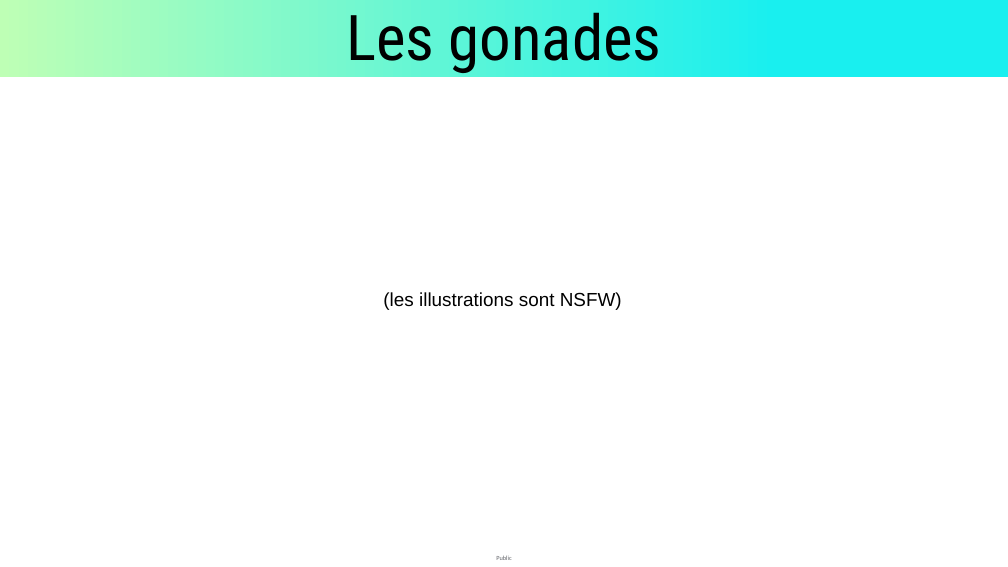
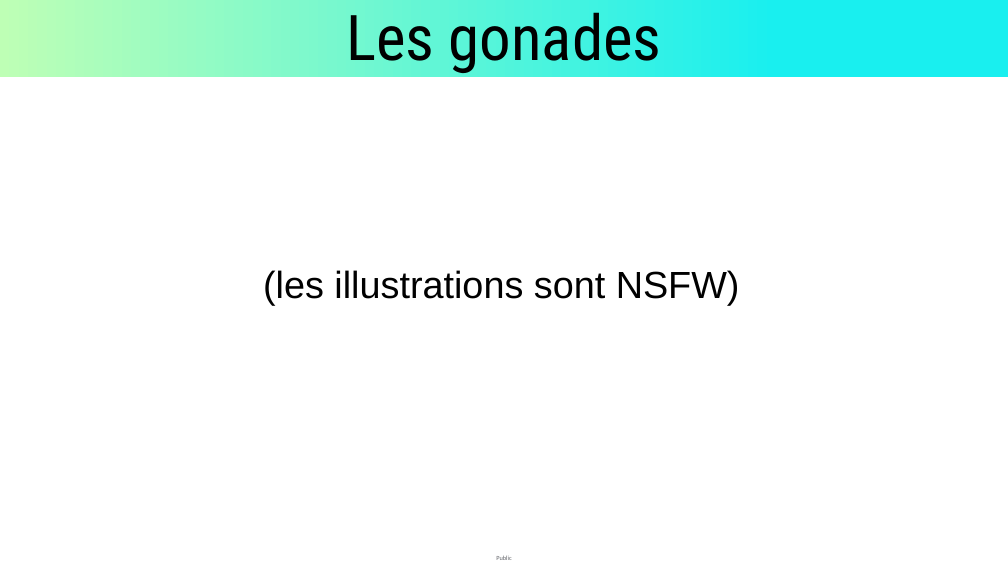
Before and after one commit to Lenormju/lenormand-julien.fr, a slide deck: slide 2 of www/talks/Kaizen Talk 2024-05 Monades.pptx. Drawn at 1008x567 pixels with LibreOffice and Linux fonts; fonts in the diff are those of the drawing; background and template pictures are left out. Boxes give left, top, right and bottom in pixels: in the first picture for what was removed or moved away, otherwise in the second. Text is boxed around its words. In the diff, an @@ line names an element or a change of style, - is before the commit and + after.

```diff
--- a/www/talks/Kaizen Talk 2024-05 Monades.pptx
+++ b/www/talks/Kaizen Talk 2024-05 Monades.pptx
@@ text "(les illustrations sont NSFW)": place and size @@
-text "(les illustrations sont NSFW)" at [383, 292, 622, 310]
+text "(les illustrations sont NSFW)" at [263, 270, 740, 305]
@@ text "(les illustrations sont NSFW)" at [263, 270, 740, 305]: size 18 to 36 pt @@
```
Also in this commit, not shown: 3 other slides changed, 5 other files.
